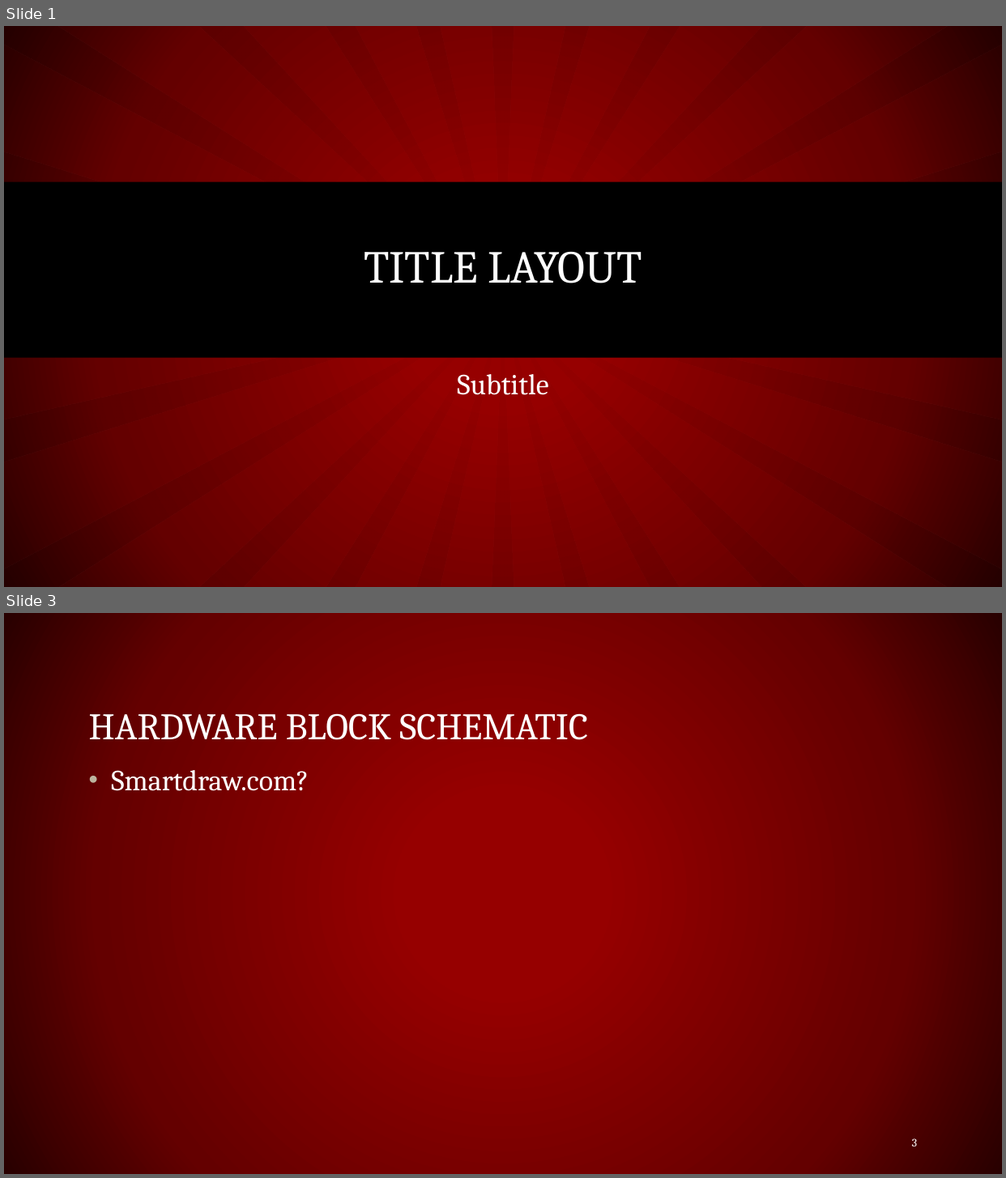
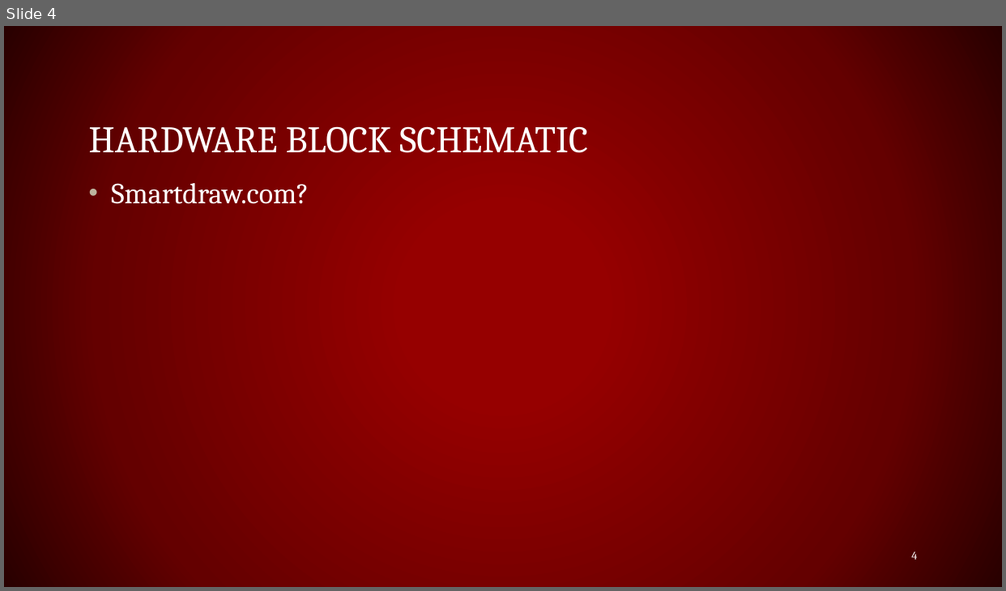
Before and after one commit to lmilam/Project-Lab-1-Group-4-, a slide deck: Group4Prez.pptx. Shown one above the other, each under a label of ours: slides 1 and 3 before the commit, slide 4 after it; the slides between them are not shown. The pictures are 1006x1178 and 1006x591 pixels, drawn with LibreOffice and Linux fonts; fonts in the diff are those of the drawing. Boxes give left, top, right and bottom in pixels: in the first picture for what was removed or moved away, otherwise in the second. Text is boxed around its words. In the diff, an @@ line names an element or a change of style, - is before the commit and + after.

```diff
--- a/Group4Prez.pptx
+++ b/Group4Prez.pptx
@@ slide 1 removed at (4, 26, 1002, 587), background gradient #960000 to #650000 to #290000 @@
@@ freeform shape removed at (4, 26, 1002, 587) @@
@@ rectangle removed at (4, 182, 1002, 357) @@
@@ title removed at (364, 252, 642, 284) @@
-TITLE LAYOUT
@@ subtitle removed at (457, 374, 548, 395) @@
-Subtitle
@@ what was slide 3 is now slide 4 @@
@@ page number at (911, 552, 917, 560): text changed @@
-3
+4
```
Also in this commit, not shown: 3 slides changed, 2 slides added.
